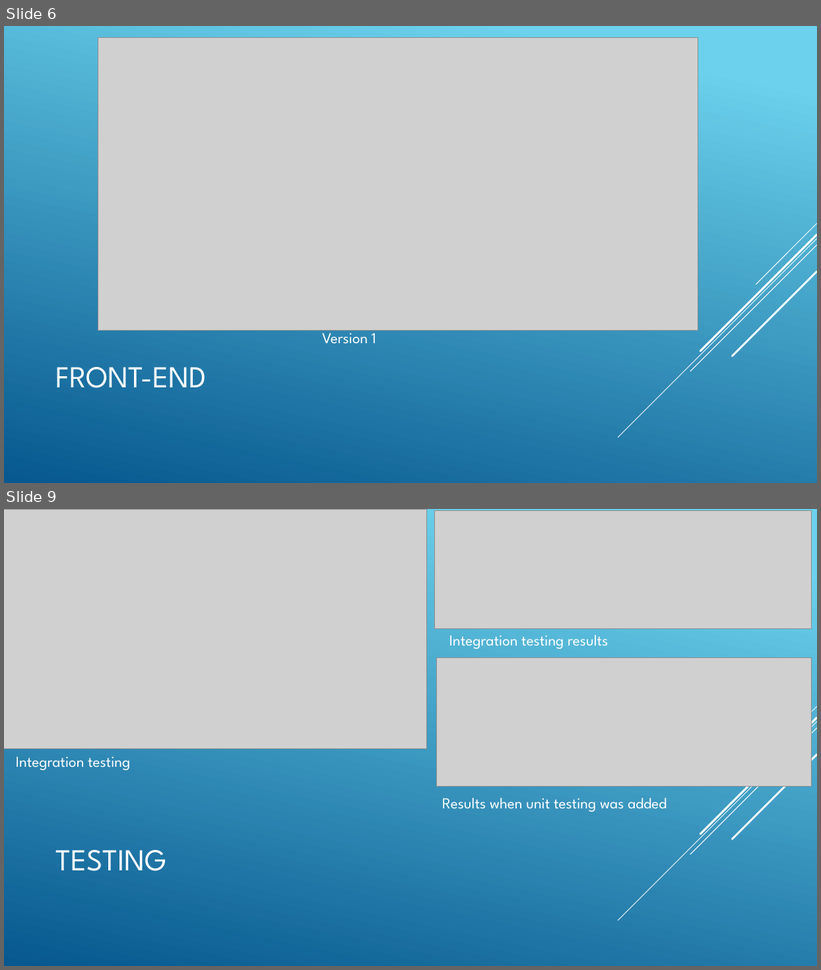
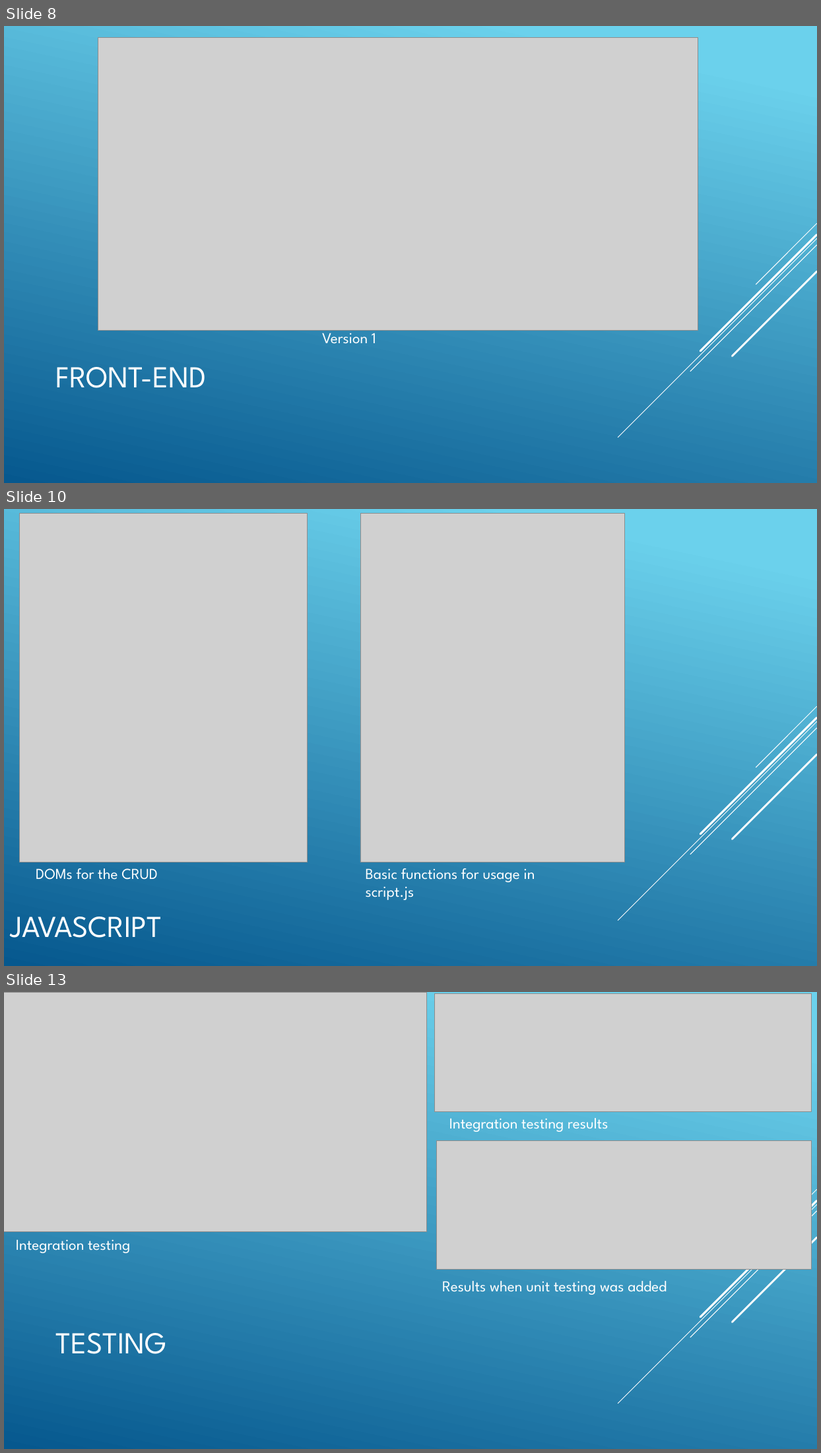
Before and after one commit to zachzloof/zachzloof_assessment2, a slide deck: documentation/presentation/presentation.pptx. Shown one above the other, each under a label of ours: slides 6 and 9 before the commit, slides 8, 10 and 13 after it; the slides between them are not shown. The pictures are 821x970 and 821x1453 pixels, drawn with LibreOffice and Linux fonts; fonts in the diff are those of the drawing; grey boxes stand for pictures. Boxes give left, top, right and bottom in pixels: in the first picture for what was removed or moved away, otherwise in the second. Text is boxed around its words. In the diff, an @@ line names an element or a change of style, - is before the commit and + after.

```diff
--- a/documentation/presentation/presentation.pptx
+++ b/documentation/presentation/presentation.pptx
@@ slide 10 added at [4,509,817,966], background gradient #6ED2EB to #06588E; not listed: 5 template elements that a slide beside it also shows @@
@@ picture added at [20,513,308,862] @@
@@ picture added at [360,513,624,862] @@
@@ text added at [36,869,158,880], 18 pt, text #FFFFFF @@
+DOMs for the CRUD
@@ text added at [366,869,535,900], 18 pt, text #FFFFFF @@
+Basic functions for usage in script.js
@@ title added at [10,917,162,938], 36 pt, text #FFFFFF @@
+JAVASCRIPT
@@ what was slide 6 is now slide 8 @@
@@ what was slide 9 is now slide 13 @@
```
Also in this commit, not shown: 2 slides changed, 8 other slides added, 5 slides removed, 4 other files.
